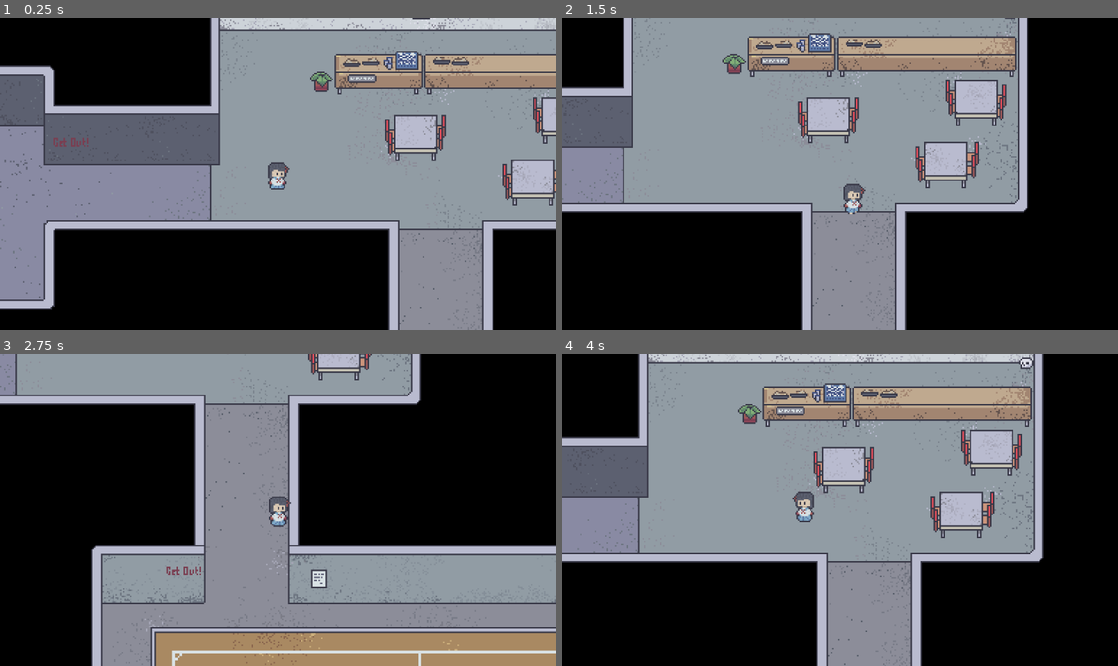
Above: before the commit, frames 1-4 (two rows, left to right).
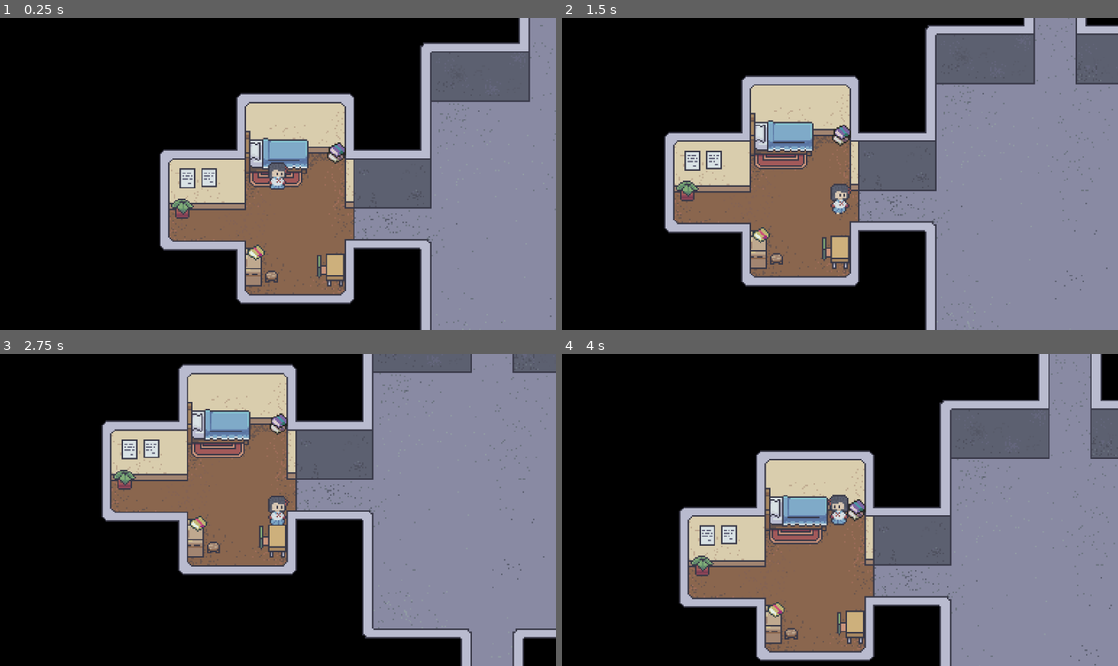
Above: after the commit, the same moments.

Repository: WHPproductions/looping-life--dimensional-escape
Game: Godot game, scene res://game.tscn
Two runs of this game, one before a commit and one after it. Both use one fixed random seed, a clock stepped at 60 frames per second and the inputs below.
Inputs:
- Up to frame 1 (0.25 s): no input
- Up to frame 2 (1.5 s): hold Right (ui_right) 0.53-1.28 s; hold Down (ui_down) from 1.28 s (still down)
- Up to frame 3 (2.75 s): release Down (ui_down) at 2.03 s; hold Right (ui_right) from 2.03 s (still down)
- Up to frame 4 (4 s): release Right (ui_right) at 2.78 s; hold Up (ui_up) 2.78-3.53 s; hold Left (ui_left) from 3.53 s (still down)

The runs differ from the first frame. In frame 1, 66% of the frame differs, in the area x 0-100%, y 0-100%; in frame 2, 79%; in frame 3, 74%; in frame 4, 81%.

Commit message:
added object into map

Diff:
--- a/Scene/main_world.tscn
+++ b/Scene/main_world.tscn
@@ -1,7 +1,263 @@
-[gd_scene load_steps=3 format=3 uid="uid://hs3gptmr0gm1"]
+[gd_scene load_steps=46 format=3 uid="uid://hs3gptmr0gm1"]
 
 [ext_resource type="PackedScene" uid="uid://bk1m21gh7p2y0" path="res://Scene/Creature/player.tscn" id="1_2av1i"]
 [ext_resource type="Texture2D" uid="uid://lp1icq6u10ji" path="res://Asset/Terrain/maps_final.png" id="2_keov8"]
+[ext_resource type="Texture2D" uid="uid://45kft6x3u7mb" path="res://Asset/Terrain/Object/lingkaran sihir.png" id="3_aimj0"]
+[ext_resource type="Texture2D" uid="uid://dfurubqe8otpr" path="res://Asset/Terrain/Object/portal.png" id="4_6qxnp"]
+[ext_resource type="Texture2D" uid="uid://m2xnn3pgwn6d" path="res://Asset/Terrain/Object/Light.png" id="5_6qxnp"]
+[ext_resource type="Texture2D" uid="uid://cil3kquad61p7" path="res://Asset/Terrain/Object/Spikes.png" id="5_sk76q"]
+[ext_resource type="Texture2D" uid="uid://dm4384etyh236" path="res://Asset/Terrain/Object/DoorGudang.png" id="6_pm1jm"]
+[ext_resource type="Texture2D" uid="uid://cwsiwtvsweyp" path="res://Asset/Terrain/Object/DoorKantin.png" id="7_7sxw6"]
+[ext_resource type="Texture2D" uid="uid://b16ijp6sm120p" path="res://Asset/Terrain/Object/DoorLapang.png" id="8_7sxw6"]
+[ext_resource type="Texture2D" uid="uid://drlm56oamw1gj" path="res://Asset/Terrain/Object/DoorLapangKantin.png" id="9_m01w0"]
+[ext_resource type="Texture2D" uid="uid://dt64tcecfmslx" path="res://Asset/Terrain/Object/LastDoor.png" id="10_wev5e"]
+
+[sub_resource type="AtlasTexture" id="AtlasTexture_sk76q"]
+atlas = ExtResource("3_aimj0")
+region = Rect2(0, 0, 132, 132)
+
+[sub_resource type="SpriteFrames" id="SpriteFrames_lbrl6"]
+animations = [{
+"frames": [{
+"duration": 1.0,
+"texture": SubResource("AtlasTexture_sk76q")
+}],
+"loop": true,
+"name": &"default",
+"speed": 5.0
+}]
+
+[sub_resource type="AtlasTexture" id="AtlasTexture_pm1jm"]
+atlas = ExtResource("4_6qxnp")
+region = Rect2(0, 0, 57, 84)
+
+[sub_resource type="AtlasTexture" id="AtlasTexture_7sxw6"]
+atlas = ExtResource("4_6qxnp")
+region = Rect2(57, 0, 57, 84)
+
+[sub_resource type="AtlasTexture" id="AtlasTexture_m01w0"]
+atlas = ExtResource("4_6qxnp")
+region = Rect2(114, 0, 57, 84)
+
+[sub_resource type="AtlasTexture" id="AtlasTexture_wev5e"]
+atlas = ExtResource("4_6qxnp")
+region = Rect2(171, 0, 57, 84)
+
+[sub_resource type="SpriteFrames" id="SpriteFrames_d2e8q"]
+animations = [{
+"frames": [{
+"duration": 1.0,
+"texture": SubResource("AtlasTexture_pm1jm")
+}, {
+"duration": 1.0,
+"texture": SubResource("AtlasTexture_7sxw6")
+}, {
+"duration": 1.0,
+"texture": SubResource("AtlasTexture_m01w0")
+}, {
+"duration": 1.0,
+"texture": SubResource("AtlasTexture_wev5e")
+}],
+"loop": true,
+"name": &"default",
+"speed": 5.0
+}]
+
+[sub_resource type="AtlasTexture" id="AtlasTexture_2hwue"]
+atlas = ExtResource("5_sk76q")
+region = Rect2(0, 0, 26, 38)
+
+[sub_resource type="AtlasTexture" id="AtlasTexture_a2m77"]
+atlas = ExtResource("5_sk76q")
+region = Rect2(26, 0, 26, 38)
+
+[sub_resource type="AtlasTexture" id="AtlasTexture_jnhx8"]
+atlas = ExtResource("5_sk76q")
+region = Rect2(52, 0, 26, 38)
+
+[sub_resource type="SpriteFrames" id="SpriteFrames_4md47"]
+animations = [{
+"frames": [{
+"duration": 1.0,
+"texture": SubResource("AtlasTexture_2hwue")
+}, {
+"duration": 1.0,
+"texture": SubResource("AtlasTexture_a2m77")
+}, {
+"duration": 1.0,
+"texture": SubResource("AtlasTexture_jnhx8")
+}],
+"loop": true,
+"name": &"default",
+"speed": 5.0
+}]
+
+[sub_resource type="AtlasTexture" id="AtlasTexture_4md47"]
+atlas = ExtResource("6_pm1jm")
+region = Rect2(0, 0, 44, 63)
+
+[sub_resource type="AtlasTexture" id="AtlasTexture_efshx"]
+atlas = ExtResource("6_pm1jm")
+region = Rect2(44, 0, 44, 63)
+
+[sub_resource type="AtlasTexture" id="AtlasTexture_lrnoa"]
+atlas = ExtResource("6_pm1jm")
+region = Rect2(88, 0, 44, 63)
+
+[sub_resource type="SpriteFrames" id="SpriteFrames_a0n1j"]
+animations = [{
+"frames": [{
+"duration": 1.0,
+"texture": SubResource("AtlasTexture_4md47")
+}, {
+"duration": 1.0,
+"texture": SubResource("AtlasTexture_efshx")
+}, {
+"duration": 1.0,
+"texture": SubResource("AtlasTexture_lrnoa")
+}],
+"loop": false,
+"name": &"default",
+"speed": 5.0
+}]
+
+[sub_resource type="AtlasTexture" id="AtlasTexture_062ct"]
+atlas = ExtResource("7_7sxw6")
+region = Rect2(0, 0, 39, 75)
+
+[sub_resource type="AtlasTexture" id="AtlasTexture_vev1i"]
+atlas = ExtResource("7_7sxw6")
+region = Rect2(39, 0, 39, 75)
+
+[sub_resource type="AtlasTexture" id="AtlasTexture_8vddu"]
+atlas = ExtResource("7_7sxw6")
+region = Rect2(78, 0, 39, 75)
+
+[sub_resource type="SpriteFrames" id="SpriteFrames_uvqeb"]
+animations = [{
+"frames": [{
+"duration": 1.0,
+"texture": SubResource("AtlasTexture_062ct")
+}, {
+"duration": 1.0,
+"texture": SubResource("AtlasTexture_vev1i")
+}, {
+"duration": 1.0,
+"texture": SubResource("AtlasTexture_8vddu")
+}],
+"loop": false,
+"name": &"default",
+"speed": 5.0
+}]
+
+[sub_resource type="AtlasTexture" id="AtlasTexture_a0n1j"]
+atlas = ExtResource("8_7sxw6")
+region = Rect2(0, 0, 47, 92)
+
+[sub_resource type="AtlasTexture" id="AtlasTexture_uvqeb"]
+atlas = ExtResource("8_7sxw6")
+region = Rect2(47, 0, 47, 92)
+
+[sub_resource type="AtlasTexture" id="AtlasTexture_ltmb4"]
+atlas = ExtResource("8_7sxw6")
+region = Rect2(94, 0, 47, 92)
+
+[sub_resource type="SpriteFrames" id="SpriteFrames_lkpu5"]
+animations = [{
+"frames": [{
+"duration": 1.0,
+"texture": SubResource("AtlasTexture_a0n1j")
+}, {
+"duration": 1.0,
+"texture": SubResource("AtlasTexture_uvqeb")
+}, {
+"duration": 1.0,
+"texture": SubResource("AtlasTexture_ltmb4")
+}],
+"loop": false,
+"name": &"default",
+"speed": 5.0
+}]
+
+[sub_resource type="AtlasTexture" id="AtlasTexture_lkpu5"]
+atlas = ExtResource("9_m01w0")
+region = Rect2(0, 0, 65, 73)
+
+[sub_resource type="AtlasTexture" id="AtlasTexture_7c2hf"]
+atlas = ExtResource("9_m01w0")
+region = Rect2(65, 0, 65, 73)
+
+[sub_resource type="AtlasTexture" id="AtlasTexture_jlfno"]
+atlas = ExtResource("9_m01w0")
+region = Rect2(130, 0, 65, 73)
+
+[sub_resource type="SpriteFrames" id="SpriteFrames_j4xkr"]
+animations = [{
+"frames": [{
+"duration": 1.0,
+"texture": SubResource("AtlasTexture_lkpu5")
+}, {
+"duration": 1.0,
+"texture": SubResource("AtlasTexture_7c2hf")
+}, {
+"duration": 1.0,
+"texture": SubResource("AtlasTexture_jlfno")
+}],
+"loop": false,
+"name": &"default",
+"speed": 5.0
+}]
+
+[sub_resource type="AtlasTexture" id="AtlasTexture_j4xkr"]
+atlas = ExtResource("10_wev5e")
+region = Rect2(0, 0, 108, 74)
+
+[sub_resource type="AtlasTexture" id="AtlasTexture_6tcqn"]
+atlas = ExtResource("10_wev5e")
+region = Rect2(108, 0, 108, 74)
+
+[sub_resource type="SpriteFrames" id="SpriteFrames_pawis"]
+animations = [{
+"frames": [{
+"duration": 1.0,
+"texture": SubResource("AtlasTexture_j4xkr")
+}, {
+"duration": 1.0,
+"texture": SubResource("AtlasTexture_6tcqn")
+}],
+"loop": false,
+"name": &"default",
+"speed": 5.0
+}]
+
+[sub_resource type="AtlasTexture" id="AtlasTexture_lbrl6"]
+atlas = ExtResource("5_6qxnp")
+region = Rect2(0, 0, 16, 16)
+
+[sub_resource type="AtlasTexture" id="AtlasTexture_d2e8q"]
+atlas = ExtResource("5_6qxnp")
+region = Rect2(16, 0, 16, 16)
+
+[sub_resource type="AtlasTexture" id="AtlasTexture_sxve6"]
+atlas = ExtResource("5_6qxnp")
+region = Rect2(32, 0, 16, 16)
+
+[sub_resource type="SpriteFrames" id="SpriteFrames_2hwue"]
+animations = [{
+"frames": [{
+"duration": 1.0,
+"texture": SubResource("AtlasTexture_lbrl6")
+}, {
+"duration": 1.0,
+"texture": SubResource("AtlasTexture_d2e8q")
+}, {
+"duration": 1.0,
+"texture": SubResource("AtlasTexture_sxve6")
+}],
+"loop": true,
+"name": &"default",
+"speed": 5.0
+}]
 
 [node name="main_world" type="Node2D"]
 
@@ -11,77 +267,187 @@
 metadata/_edit_lock_ = true
 
 [node name="Player" parent="." instance=ExtResource("1_2av1i")]
-position = Vector2(629, 754)
+position = Vector2(200, 1020)
 scale = Vector2(1, 1)
 
 [node name="Camera2D" type="Camera2D" parent="Player"]
 zoom = Vector2(1.5, 1.5)
 position_smoothing_enabled = true
 
+[node name="Object" type="Node2D" parent="."]
+
+[node name="LingkaranSihir" type="Node2D" parent="Object"]
+
+[node name="AnimatedSprite2D" type="AnimatedSprite2D" parent="Object/LingkaranSihir"]
+position = Vector2(861, 1073)
+sprite_frames = SubResource("SpriteFrames_lbrl6")
+
+[node name="Portal" type="Node2D" parent="Object"]
+
+[node name="AnimatedSprite2D" type="AnimatedSprite2D" parent="Object/Portal"]
+position = Vector2(1269, 1082)
+sprite_frames = SubResource("SpriteFrames_d2e8q")
+frame_progress = 0.986247
+
+[node name="Spike" type="Node2D" parent="Object"]
+
+[node name="AnimatedSprite2D" type="AnimatedSprite2D" parent="Object/Spike"]
+position = Vector2(1108, 703)
+sprite_frames = SubResource("SpriteFrames_4md47")
+frame_progress = 0.0999589
+
+[node name="Spike2" type="Node2D" parent="Object"]
+
+[node name="AnimatedSprite2D" type="AnimatedSprite2D" parent="Object/Spike2"]
+position = Vector2(388, 1291)
+sprite_frames = SubResource("SpriteFrames_4md47")
+frame_progress = 0.654564
+
+[node name="DoorGudang" type="Node2D" parent="Object"]
+
+[node name="AnimatedSprite2D" type="AnimatedSprite2D" parent="Object/DoorGudang"]
+position = Vector2(941, 343)
+sprite_frames = SubResource("SpriteFrames_a0n1j")
+
+[node name="DoorKantin" type="Node2D" parent="Object"]
+
+[node name="AnimatedSprite2D" type="AnimatedSprite2D" parent="Object/DoorKantin"]
+position = Vector2(596, 749.5)
+sprite_frames = SubResource("SpriteFrames_uvqeb")
+
+[node name="DoorLapangan" type="Node2D" parent="Object"]
+
+[node name="AnimatedSprite2D" type="AnimatedSprite2D" parent="Object/DoorLapangan"]
+position = Vector2(651, 1055)
+sprite_frames = SubResource("SpriteFrames_lkpu5")
+
+[node name="DoorLapanganKantin" type="Node2D" parent="Object"]
+
+[node name="AnimatedSprite2D" type="AnimatedSprite2D" parent="Object/DoorLapanganKantin"]
+position = Vector2(741.75, 800)
+scale = Vector2(0.9, 1.017)
+sprite_frames = SubResource("SpriteFrames_j4xkr")
+
+[node name="LastDoor" type="Node2D" parent="Object"]
+
+[node name="AnimatedSprite2D" type="AnimatedSprite2D" parent="Object/LastDoor"]
+position = Vector2(1185, 1068)
+sprite_frames = SubResource("SpriteFrames_pawis")
+
+[node name="Light" type="Node2D" parent="Object"]
+
+[node name="Class" type="Node2D" parent="Object/Light"]
+
+[node name="AnimatedSprite2D" type="AnimatedSprite2D" parent="Object/Light/Class"]
+position = Vector2(628, 1467)
+sprite_frames = SubResource("SpriteFrames_2hwue")
+frame_progress = 0.716127
+
+[node name="Bathroom" type="Node2D" parent="Object/Light"]
+
+[node name="AnimatedSprite2D" type="AnimatedSprite2D" parent="Object/Light/Bathroom"]
+position = Vector2(294, 549)
+sprite_frames = SubResource("SpriteFrames_2hwue")
+frame_progress = 0.15037
+
+[node name="Storage" type="Node2D" parent="Object/Light"]
+
+[node name="AnimatedSprite2D" type="AnimatedSprite2D" parent="Object/Light/Storage"]
+position = Vector2(860, 219)
+sprite_frames = SubResource("SpriteFrames_2hwue")
+frame_progress = 0.754875
+
+[node name="Secret" type="Node2D" parent="Object/Light"]
+
+[node name="AnimatedSprite2D" type="AnimatedSprite2D" parent="Object/Light/Secret"]
+position = Vector2(1177, 704)
+sprite_frames = SubResource("SpriteFrames_2hwue")
+frame_progress = 0.754875
+
 [node name="Collisions" type="Node2D" parent="."]
+visible = false
+metadata/_edit_lock_ = true
 
 [node name="map" type="StaticBody2D" parent="Collisions"]
 
 [node name="kamar" type="CollisionPolygon2D" parent="Collisions/map"]
 polygon = PackedVector2Array(246, 1065, 246, 1075, 233, 1075, 233, 1083, 230, 1083, 230, 1076, 227, 1076, 227, 1090, 23 …(452 unchanged characters)…
+metadata/_edit_lock_ = true
 
 [node name="full" type="CollisionPolygon2D" parent="Collisions/map"]
 polygon = PackedVector2Array(306, 1077, 306, 1147, 374, 1147, 374, 1301, 313, 1301, 313, 1337, 326, 1337, 326, 1429, 32 …(1634 unchanged characters)…
+metadata/_edit_lock_ = true
 
 [node name="center" type="CollisionPolygon2D" parent="Collisions/map"]
 polygon = PackedVector2Array(402, 841, 402, 952, 544, 952, 544, 1026, 642, 1026, 642, 916, 713, 916, 713, 786, 467, 786, 467, 841)
+metadata/_edit_lock_ = true
 
 [node name="object_2" type="CollisionPolygon2D" parent="Collisions/map"]
 polygon = PackedVector2Array(325, 1375, 335, 1369, 340, 1373, 339, 1384, 340, 1386, 336, 1390, 337, 1394, 339, 1396, 340, 1399, 331, 1400, 325, 1400, 324, 1377)
+metadata/_edit_lock_ = true
 
 [node name="object_3" type="CollisionPolygon2D" parent="Collisions/map"]
 polygon = PackedVector2Array(421, 1403, 434, 1403, 434, 1394, 421, 1394)
+metadata/_edit_lock_ = true
 
 [node name="object_4" type="CollisionPolygon2D" parent="Collisions/map"]
 position = Vector2(35, 52)
 polygon = PackedVector2Array(421, 1402, 434, 1402, 434, 1394, 421, 1394)
+metadata/_edit_lock_ = true
 
 [node name="object_5" type="CollisionPolygon2D" parent="Collisions/map"]
 position = Vector2(96, -36)
 polygon = PackedVector2Array(421, 1403, 434, 1403, 434, 1394, 421, 1394)
+metadata/_edit_lock_ = true
 
 [node name="object_6" type="CollisionPolygon2D" parent="Collisions/map"]
 position = Vector2(143, -37)
 polygon = PackedVector2Array(417, 1402, 421, 1402, 421, 1403, 434, 1403, 434, 1394, 417, 1394)
+metadata/_edit_lock_ = true
 
 [node name="object_7" type="CollisionPolygon2D" parent="Collisions/map"]
 position = Vector2(139, 45)
 polygon = PackedVector2Array(417, 1403, 424, 1403, 424, 1404, 436, 1404, 436, 1394, 417, 1394)
+metadata/_edit_lock_ = true
 
 [node name="object_8" type="CollisionPolygon2D" parent="Collisions/map"]
 position = Vector2(138, -81)
 polygon = PackedVector2Array(415, 1402, 422, 1402, 422, 1403, 434, 1403, 434, 1394, 415, 1394)
+metadata/_edit_lock_ = true
 
 [node name="object_9" type="CollisionPolygon2D" parent="Collisions/map"]
 position = Vector2(140, 1)
 polygon = PackedVector2Array(415, 1403, 421, 1403, 421, 1404, 434, 1404, 434, 1395, 421, 1395, 418, 1394, 415, 1394)
+metadata/_edit_lock_ = true
 
 [node name="object_10" type="CollisionPolygon2D" parent="Collisions/map"]
 position = Vector2(100, -2)
 polygon = PackedVector2Array(421, 1398, 415, 1398, 415, 1403, 421.059, 1403, 421, 1404, 434, 1404, 434, 1394, 421, 1394)
+metadata/_edit_lock_ = true
 
 [node name="object_11" type="CollisionPolygon2D" parent="Collisions/map"]
 position = Vector2(98, 44)
 polygon = PackedVector2Array(421, 1398, 415, 1398, 415, 1403, 421, 1403, 421, 1404, 434, 1404, 434, 1394, 421, 1394)
+metadata/_edit_lock_ = true
 
 [node name="object_12" type="CollisionPolygon2D" parent="Collisions/map"]
 polygon = PackedVector2Array(631, 1415, 625, 1415, 625, 1417, 612, 1417, 612, 1401, 625, 1401, 625, 1410, 631, 1410)
+metadata/_edit_lock_ = true
 
 [node name="object_13" type="CollisionPolygon2D" parent="Collisions/map"]
 polygon = PackedVector2Array(669, 685, 654, 685, 654, 682, 668, 682, 668, 671, 854, 671, 854, 685)
+metadata/_edit_lock_ = true
 
 [node name="object_14" type="CollisionPolygon2D" parent="Collisions/map"]
 polygon = PackedVector2Array(709, 730, 738, 730, 738, 728, 745, 728, 745, 713, 709, 713, 709, 716, 703, 716, 703, 728, 709, 728)
+metadata/_edit_lock_ = true
 
 [node name="object_15" type="CollisionPolygon2D" parent="Collisions/map"]
 position = Vector2(102, -12)
 polygon = PackedVector2Array(709, 730, 738, 730, 738, 728, 745, 728, 745, 716, 739, 716, 739, 713, 703, 713, 703, 728, 709, 728)
+metadata/_edit_lock_ = true
 
 [node name="object_16" type="CollisionPolygon2D" parent="Collisions/map"]
 position = Vector2(82, 31)
 polygon = PackedVector2Array(709, 730, 738, 730, 738, 728, 746, 728, 746, 713, 708, 713, 708, 716, 702, 716, 702, 728, 709, 728)
+metadata/_edit_lock_ = true
